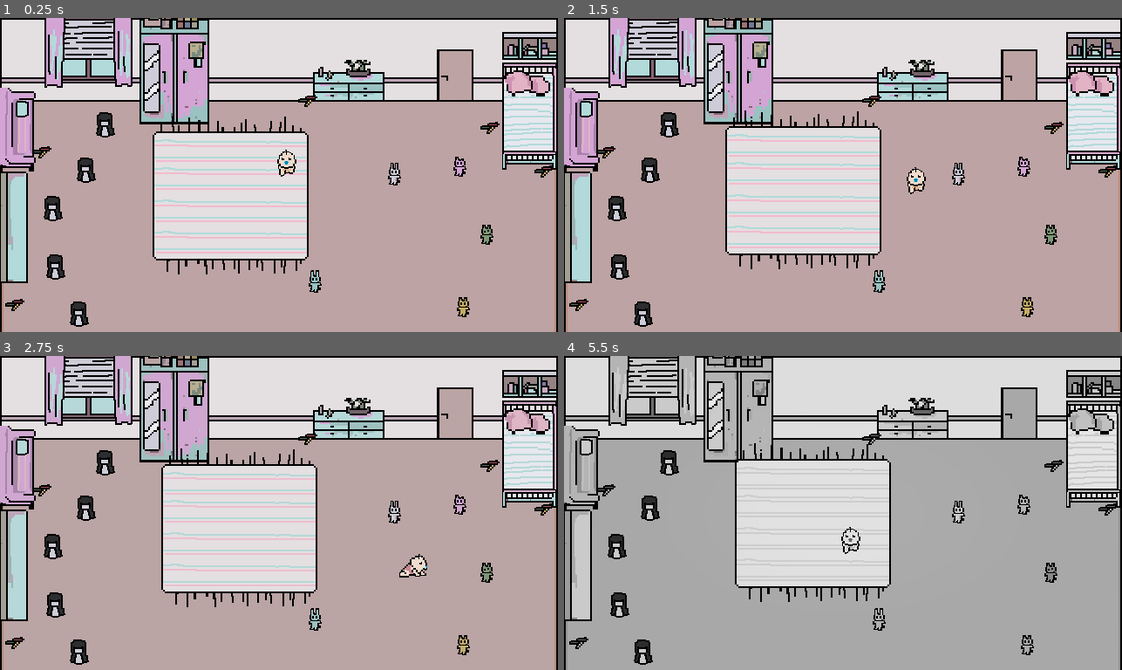
Above: before the commit, frames 1-4 (two rows, left to right).
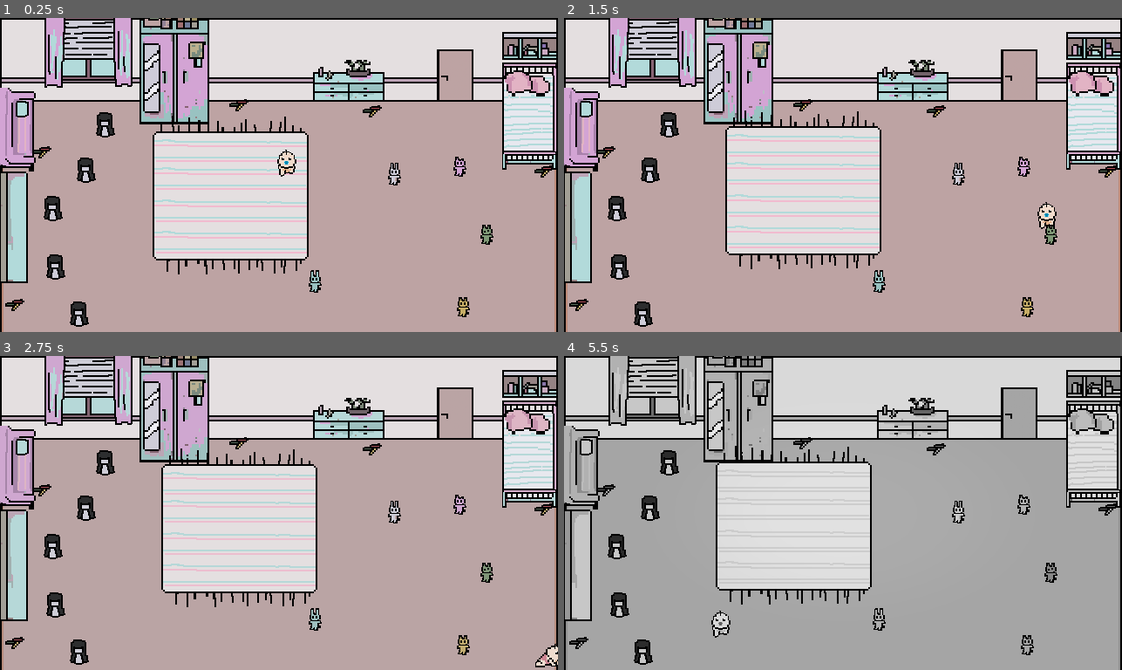
Above: after the commit, the same moments.

Repository: tucson0911/satanic-baby
Game: Godot game, scene res://scenes/main/main.tscn
Two runs of this game, one before a commit and one after it. Both use one fixed random seed, a clock stepped at 60 frames per second and the inputs below.
Inputs:
- Up to frame 1 (0.25 s): no input
- Up to frame 2 (1.5 s): tap Enter at 0.5 s; hold D (move_right) 0.53-1.28 s; hold E (interact) 0.53-1.28 s; hold S (move_down) from 1.28 s (still down); tap 1 at 1.35 s
- Up to frame 3 (2.75 s): release S (move_down) at 2.03 s; hold D (move_right) from 2.03 s (still down); tap 2 at 2.1 s
- Up to frame 4 (5.5 s): release D (move_right) at 2.78 s; hold W (move_up) 2.78-3.53 s; tap 3 at 2.85 s; hold A (move_left) 3.53-5.03 s; tap 4 at 3.6 s; tap 5 at 4.35 s; hold S (move_down) from 5.03 s (still down); hold E (interact) from 5.03 s (still down)

The runs differ from the first frame. In frame 1, 0.2% of the frame differs, in the area x 41-90%, y 24-37%; in frame 2, 0.7%; in frame 3, 0.7%; in frame 4, 4.6%, in the area x 26-90%, y 24-90%.

Commit message:
The parent now visits at random intervals, however, there is no warning to when this might happen except in the console

Diff:
--- a/scenes/items/Candle.tscn
+++ b/scenes/items/Candle.tscn
@@ -3,8 +3,19 @@
 [ext_resource type="Script" uid="uid://p033l2j8bwgi" path="res://scripts/ritual/objects/Candle.gd" id="1_vrt0i"]
 [ext_resource type="Texture2D" uid="uid://cgayh2gll1ahf" path="res://assets/objects/candle1.png" id="2_kwe2k"]
 [ext_resource type="Texture2D" uid="uid://dyitqoyk2jsl0" path="res://assets/objects/candle2.png" id="3_kwe2k"]
+[ext_resource type="Texture2D" uid="uid://b2l3buoa8scw6" path="res://assets/objects/carpet1.png" id="4_6y4k3"]
 
 [sub_resource type="RectangleShape2D" id="RectangleShape2D_i7in8"]
+
+[sub_resource type="Gradient" id="Gradient_fg0k6"]
+offsets = PackedFloat32Array(0, 0.26506025, 0.39759037, 0.57831323)
+colors = PackedColorArray(1.0845727, 1.0845727, 1.0845727, 0.92156863, 0.0247893, 0.037067227, 0.025264008, 0.76862746, 0.42745098, 0.10980392, 0.023529412, 0.8666667, 0, 0, 0, 1)
+
+[sub_resource type="GradientTexture2D" id="GradientTexture2D_f6pwl"]
+gradient = SubResource("Gradient_fg0k6")
+fill = 1
+fill_from = Vector2(0.4695652, 0.4869565)
+fill_to = Vector2(0.9695652, 0)
 
 [node name="Candle" type="Area2D" unique_id=1822444221 groups=["candle"]]
 script = ExtResource("1_vrt0i")
@@ -20,3 +31,16 @@
 visible = false
 texture_filter = 1
 texture = ExtResource("3_kwe2k")
+
+[node name="PointLight2D" type="PointLight2D" parent="." unique_id=843856862]
+visible = false
+position = Vector2(1.6287003, -10.622704)
+energy = 6.62
+texture = SubResource("GradientTexture2D_f6pwl")
+height = 36.0
+
+[node name="Carpet1" type="Sprite2D" parent="." unique_id=284532296]
+visible = false
+z_index = -2
+position = Vector2(-2, 5)
+texture = ExtResource("4_6y4k3")
--- a/scenes/main/main.tscn
+++ b/scenes/main/main.tscn
@@ -38,6 +38,8 @@
 [ext_resource type="Script" uid="uid://0kf6d5vwam0v" path="res://scripts/audio/Envelope.gd" id="32_rofvo"]
 [ext_resource type="Script" uid="uid://c4ebmge16341d" path="res://scripts/systems/ShaderManager.gd" id="36_1k3ck"]
 [ext_resource type="Shader" uid="uid://lxhybm0bwtcp" path="res://shaders/shader.gdshader" id="37_os81g"]
+[ext_resource type="PackedScene" uid="uid://de5w74hnsheen" path="res://scenes/ui/SusMeter.tscn" id="39_62f45"]
+[ext_resource type="PackedScene" uid="uid://cicsf1juf4qhg" path="res://scenes/items/Candle.tscn" id="40_6g32y"]
 
 [sub_resource type="RectangleShape2D" id="RectangleShape2D_hyk8p"]
 size = Vector2(43, 51.999992)
@@ -407,6 +409,9 @@
 [node name="Closet" parent="." unique_id=590218439 instance=ExtResource("3_62atk")]
 position = Vector2(200, 58)
 
+[node name="ClosetOpen" parent="Closet" index="1" unique_id=1704878833]
+visible = false
+
 [node name="CollisionShape2D" parent="Closet" index="2" unique_id=741557964]
 position = Vector2(0, 7)
 scale = Vector2(4, 6)
@@ -470,7 +475,7 @@
 texture = ExtResource("5_yyfjg")
 
 [node name="Crayon" type="Area2D" parent="." unique_id=845536349 node_paths=PackedStringArray("game_manager")]
-position = Vector2(562, 125)
+position = Vector2(426.55225, 105.74916)
 script = ExtResource("8_37hlw")
 game_manager = NodePath("../Systems/GameManager")
 
@@ -481,7 +486,7 @@
 shape = SubResource("RectangleShape2D_gg8fr")
 
 [node name="Crayon2" type="Area2D" parent="." unique_id=1097970490 node_paths=PackedStringArray("game_manager")]
-position = Vector2(353, 94)
+position = Vector2(274.47086, 98.75156)
 script = ExtResource("8_37hlw")
 game_manager = NodePath("../Systems/GameManager")
 
@@ -525,6 +530,7 @@
 shape = SubResource("RectangleShape2D_gg8fr")
 
 [node name="Candle" type="Area2D" parent="." unique_id=1298955212 groups=["candle"]]
+visible = false
 z_index = 25
 position = Vector2(-27, 158)
 script = ExtResource("11_62atk")
@@ -664,7 +670,7 @@
 })
 wave_attack = 80.0
 glitch_attack = 200.0
-vignette_attack = 200.0
+vignette_attack = 100.0
 
 [node name="Shader" type="ColorRect" parent="Systems/GameManager/ShaderManager" unique_id=777786397]
 z_index = 200
@@ -678,9 +684,17 @@
 carpet = NodePath("../../Carpet")
 door = NodePath("../../Door")
 
+[node name="SusMeter" parent="Systems/ParentSystem" unique_id=2127775025 node_paths=PackedStringArray("game_manager") instance=ExtResource("39_62f45")]
+position = Vector2(597, 309)
+game_manager = NodePath("../../GameManager")
+
 [node name="ParentSoundManager" type="Node" parent="Systems/ParentSystem" unique_id=147130590]
 
 [node name="footsteps_10s" type="AudioStreamPlayer2D" parent="Systems/ParentSystem/ParentSoundManager" unique_id=700399845]
+
+[node name="Candle2" parent="." unique_id=1822444221 instance=ExtResource("40_6g32y")]
+visible = false
+position = Vector2(131, 229)
 
 [editable path="Closet"]
 [editable path="WaxDoll"]
--- /dev/null
+++ b/scenes/ui/CheckList.tscn
@@ -0,0 +1,21 @@
+[gd_scene format=3 uid="uid://by1phdyu7aeu7"]
+
+[ext_resource type="Texture2D" uid="uid://pdkko11r3a3q" path="res://assets/ui/ToPickUp.png" id="1_qoxts"]
+[ext_resource type="Texture2D" uid="uid://ddrk2njfrfclt" path="res://assets/ui/CrayonText.png" id="2_4tjl4"]
+[ext_resource type="Texture2D" uid="uid://cymvkky2mcob2" path="res://assets/ui/LighterText.png" id="3_25q7s"]
+[ext_resource type="Texture2D" uid="uid://qc776y2hrbi5" path="res://assets/ui/WaxDollText.png" id="4_742rb"]
+
+[node name="Area2D" type="Area2D" unique_id=1355474249]
+position = Vector2(325, 180)
+
+[node name="Sprite2D" type="Sprite2D" parent="." unique_id=1309208100]
+texture = ExtResource("1_qoxts")
+
+[node name="Sprite2D2" type="Sprite2D" parent="." unique_id=627384675]
+texture = ExtResource("2_4tjl4")
+
+[node name="Sprite2D3" type="Sprite2D" parent="." unique_id=590326177]
+texture = ExtResource("3_25q7s")
+
+[node name="Sprite2D4" type="Sprite2D" parent="." unique_id=1198563284]
+texture = ExtResource("4_742rb")
--- /dev/null
+++ b/scenes/ui/SusMeter.tscn
@@ -0,0 +1,20 @@
+[gd_scene format=3 uid="uid://de5w74hnsheen"]
+
+[ext_resource type="Script" uid="uid://b40hjwkkdjm3s" path="res://scripts/systems/SusMeter.gd" id="1_j7aq2"]
+[ext_resource type="Texture2D" uid="uid://cgpnyaopojy87" path="res://assets/ui/SusMeter1.png" id="2_wsqnu"]
+[ext_resource type="Texture2D" uid="uid://djb43dljgugkp" path="res://assets/ui/SusMeter2.png" id="3_c43e1"]
+[ext_resource type="Texture2D" uid="uid://dab234481wk1r" path="res://assets/ui/SusMeter3.png" id="4_2efnu"]
+[ext_resource type="Texture2D" uid="uid://bhvcpywcq264h" path="res://assets/ui/SusMeter4.png" id="5_46avq"]
+[ext_resource type="Texture2D" uid="uid://7aqhq0ab6n4w" path="res://assets/ui/SusMeter5.png" id="6_800k0"]
+
+[node name="Area2D" type="Area2D" unique_id=1562827994]
+script = ExtResource("1_j7aq2")
+meter_1 = ExtResource("2_wsqnu")
+meter_2 = ExtResource("3_c43e1")
+meter_3 = ExtResource("4_2efnu")
+meter_4 = ExtResource("5_46avq")
+meter_5 = ExtResource("6_800k0")
+
+[node name="Sprite2D" type="Sprite2D" parent="." unique_id=1786783181]
+position = Vector2(16.885, 0)
+scale = Vector2(0.385, 0.385)
--- a/scripts/player/PlayerController.gd
+++ b/scripts/player/PlayerController.gd
@@ -1,6 +1,6 @@
 extends CharacterBody2D
 
-const SPEED = 100.0
+const SPEED = 300.0
 
 @onready var hold_position: Node2D = $HoldPosition
 @onready var player: AnimationPlayer = $AnimationPlayer
--- a/scripts/ritual/objects/Candle.gd
+++ b/scripts/ritual/objects/Candle.gd
@@ -6,6 +6,7 @@
 
 @onready var candle_off: Sprite2D = $CandleOff
 @onready var candle_on: Sprite2D = $CandleOn
+@onready var point_light: PointLight2D = $PointLight2D
 
 var is_placed: bool = false
 var is_lit: bool = false
@@ -61,6 +62,7 @@
 
 	candle_off.visible = false
 	candle_on.visible = true
+	point_light.visible = true
 
 	print("Candle lit!")
 
--- a/scripts/systems/GameManager.gd
+++ b/scripts/systems/GameManager.gd
@@ -107,7 +107,7 @@
 func complete_first_parent_visit() -> void:
 	first_parent_visit_completed = true
 
-	if is_circle_completed:
+	if is_circle_completed and current_phase == Phase.CRAYONS:
 		change_phase(Phase.PENTAGRAM)
 
 func add_pentagram_segment() -> void:
@@ -170,6 +170,7 @@
 
 	if candles_placed >= TOTAL_CANDLES:
 		print("All candles placed!")
+		change_phase(Phase.LIGHTING)
 
 func add_candle_lit() -> void:
 	candles_lit += 1
@@ -188,6 +189,7 @@
 
 	if candles_lit >= TOTAL_CANDLES:
 		print("ALL CANDLES LIT!")
+		change_phase(Phase.RITUAL)
 
 
 func remove_candle_placed() -> void:
--- a/scripts/systems/ParentSystem.gd
+++ b/scripts/systems/ParentSystem.gd
@@ -7,9 +7,21 @@
 @export var door: DoorVisual
 @export var parent_check_duration: float = 3.0
 
+# Initial delay before the first forced visit
 @export var first_visit_delay: float = 10.0
 
+# Delay options (in seconds) representing the 4 speeds
+@export var speed_slow: float = 10.0      # Speed 1 (Longest approach / current default)
+@export var speed_medium: float = 7.5     # Speed 2
+@export var speed_fast: float = 5.0       # Speed 3
+@export var speed_very_fast: float = 2.5  # Speed 4
+
+# Range of wait time (in seconds) BETWEEN completed visits and triggering the next approach
+@export var min_interval_between_visits: float = 5.0
+@export var max_interval_between_visits: float = 15.0
+
 var first_visit_started := false
+var is_loop_active := false
 
 
 func _ready() -> void:
@@ -20,13 +32,22 @@
 
 
 func _on_circle_completed() -> void:
-	print("Parent will check in 10 seconds!")
+	if first_visit_started:
+		return
+	first_visit_started = true
 
-	await get_tree().create_timer(
-		first_visit_delay
-	).timeout
+	# Start the very first visit using Speed 1 (10s)
+	trigger_visit_speed_1()
 
-	parent_visit()
+	start_random_parent_loop()
+
+
+# --- Core Visit Logic ---
+
+func schedule_visit_with_delay(delay: float) -> void:
+	print("Parent will check in %s seconds!" % delay)
+	await get_tree().create_timer(delay).timeout
+	await parent_visit()
 
 
 func parent_visit() -> void:
@@ -43,11 +64,67 @@
 		door.close_door()
 
 	print("PARENT LEAVES ROOM")
-	game_manager.complete_first_parent_visit()
+
+	# Only call this for the initial scripted event if needed by GameManager
+	if game_manager and game_manager.has_method("complete_first_parent_visit"):
+		game_manager.complete_first_parent_visit()
+
 
 func inspect_room() -> void:
 	if carpet and carpet.is_covering_pentagram:
 		print("Pentagram successfully hidden.")
 	else:
 		print("Parent saw the pentagram!")
-		game_manager.add_suspicion(1)
+		if game_manager:
+			game_manager.add_suspicion(1)
+
+
+# --- 4 Speed Trigger Functions ---
+
+func trigger_visit_speed_1() -> void:
+	print("PARENT VISITS IN %s SECONDS", speed_slow)
+	await schedule_visit_with_delay(speed_slow)
+
+func trigger_visit_speed_2() -> void:
+	print("PARENT VISITS IN %s SECONDS", speed_medium)
+	await schedule_visit_with_delay(speed_medium)
+
+func trigger_visit_speed_3() -> void:
+	print("PARENT VISITS IN %s SECONDS", speed_fast)
+	await schedule_visit_with_delay(speed_fast)
+
+func trigger_visit_speed_4() -> void:
+	print("PARENT VISITS IN %s SECONDS", speed_very_fast)
+	await schedule_visit_with_delay(speed_very_fast)
+
+
+# --- Random Loop Control ---
+
+func start_random_parent_loop() -> void:
+	if is_loop_active:
+		return
+	is_loop_active = true
+
+	while is_loop_active:
+		# Wait a random grace period before starting the next approach phase
+		var wait_time := randf_range(min_interval_between_visits, max_interval_between_visits)
+		await get_tree().create_timer(wait_time).timeout
+
+		if not is_inside_tree() or not is_loop_active:
+			break
+
+		# Pick one of the 4 speed functions at random
+		var choice := randi_range(1, 4)
+		match choice:
+			1:
+				await trigger_visit_speed_1()
+			2:
+				await trigger_visit_speed_2()
+			3:
+				await trigger_visit_speed_3()
+			4:
+				await trigger_visit_speed_4()
+
+
+func stop_random_parent_loop() -> void:
+	is_loop_active = false
--- /dev/null
+++ b/scripts/systems/SusMeter.gd
@@ -0,0 +1,36 @@
+extends Interactable
+
+@export var meter_1: Texture2D
+@export var meter_2: Texture2D
+@export var meter_3: Texture2D
+@export var meter_4: Texture2D
+@export var meter_5: Texture2D
+
+@export var game_manager: GameManager
+
+@onready var sprite: Sprite2D = $Sprite2D
+
+func _ready() -> void:
+	if sprite:
+		sprite.texture = null
+
+	if game_manager:
+		# Connect to the signal so it auto-updates whenever suspicion changes
+		game_manager.suspicion_changed.connect(_on_suspicion_changed)
+		# Initialize the sprite with the starting suspicion value
+		update_sprite(game_manager.suspicion)
+
+func _on_suspicion_changed(new_suspicion: int) -> void:
+	update_sprite(new_suspicion)
+
+func update_sprite(suspicion_level: int) -> void:
+	if not sprite:
+		return
+
+	match suspicion_level:
+		1: sprite.texture = meter_1
+		2: sprite.texture = meter_2
+		3: sprite.texture = meter_3
+		4: sprite.texture = meter_4
+		5: sprite.texture = meter_5
+		_: sprite.texture = null # Optional: default/clear state when level is 0
Binary file changed: assets/ui/CrayonText.png
Not shown, changed: assets/ui/CrayonText.png.import
Binary file changed: assets/ui/RedCornerBottomLeft.png
Not shown, changed: assets/ui/RedCornerBottomLeft.png.import
Binary file changed: assets/ui/RedCornerBottomRight.png
Not shown, changed: assets/ui/RedCornerBottomRight.png.import
Binary file changed: assets/ui/RedCornerTopLeft.png
Not shown, changed: assets/ui/RedCornerTopLeft.png.import
Binary file changed: assets/ui/RedCornerTopRight.png
Not shown, changed: assets/ui/RedCornerTopRight.png.import
Binary file changed: assets/ui/RedParentAlertRed.png
Not shown, changed: assets/ui/RedParentAlertRed.png.import
(and 8 more such lines)
